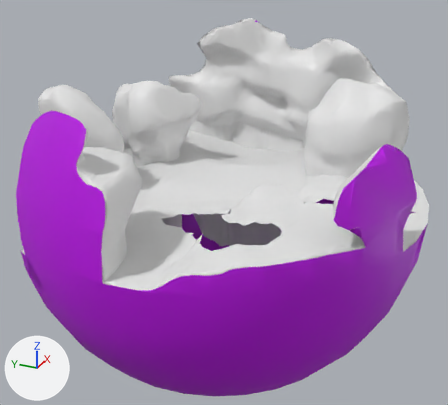
The FBX model WetlandCoolProject/Assets/WetlandCool/Assets/Meshes/FSCSimulacrum.fbx as it was, and as the next commit left it.
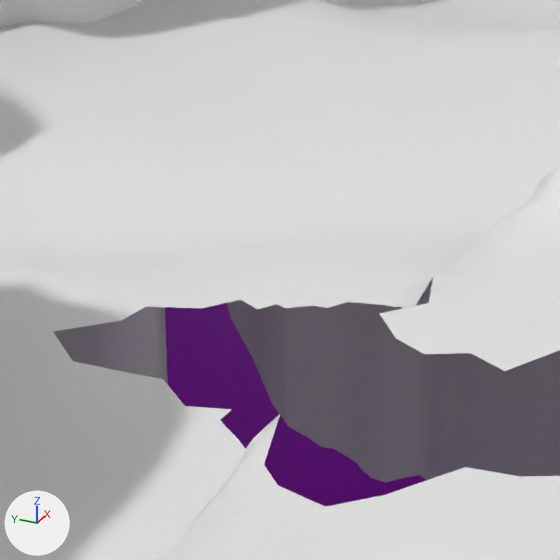
Old and new are each drawn whole from a 50 mm camera at (-599.0, -103.0, 120.0) aimed at (1.0, 167.0, -180.0) and again close up on the part from 34% to 57% of the width and 39% to 64% of the height. Arrows for +X, +Y and +Z are at lower left; the lights stay in place. The older version's two pictures come first.

The first close-up shows 'Simulacrum Terrain'.
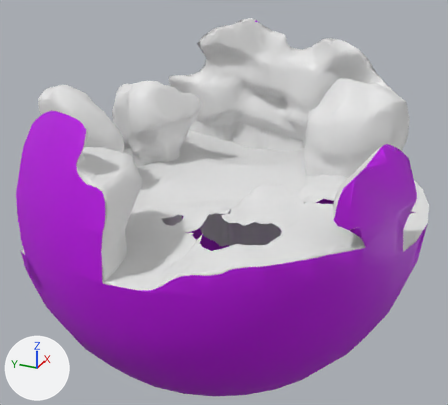
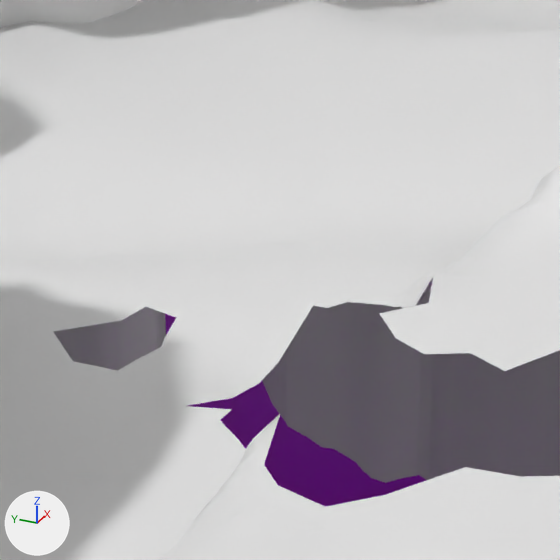
The change, as JSON lines over the scene's bpy script:
```json
{"block": "me_mesh_0_011", "where": "# used by ob_simulacrum_terrain; location = (0.0, 0.0, 0.0)"}
{"op": "remove", "block": "me_mesh_0_011", "code": "me_mesh_0_011.from_pydata(...)  # 11209 vertices, 20011 faces; spans x -235.0..224.0, y -60.0..398.0, z -387.0..6.0"}
{"op": "add", "block": "me_mesh_0_011", "code": "me_mesh_0_011.from_pydata(...)  # 11227 vertices, 20027 faces; spans x -235.0..224.0, y -60.0..398.0, z -387.0..6.0"}
{"block": "me_mesh_0_011", "change": "me_mesh_0_011 part 1"}
{"block": "me_mesh_0_011", "change": "4 vertices are removed from x -81.0..-58.0, y 156.0..163.0, z -159.0..-158.0"}
{"block": "me_mesh_0_011", "change": "11 faces are deleted"}
{"block": "me_mesh_0_011", "change": "22 vertices are added at x -113.0..-82.0, y 146.0..171.0, z -161.0..-158.0"}
{"block": "me_mesh_0_011", "change": "27 new faces join them, mat_terrain (white #e7e7e7)"}
{"block": "me_mesh_0_011", "change": "other edits to the shape of me_mesh_0_011 do not show in these pictures"}
```

Location of each change, (x1, y1, x2, y2) in pixels of the close-ups (560 x 560 px):
```json
{"part": 1, "of": "me_mesh_0_011", "change": "built on", "before": [203, 256, 346, 309], "after": [118, 256, 346, 406]}
```
